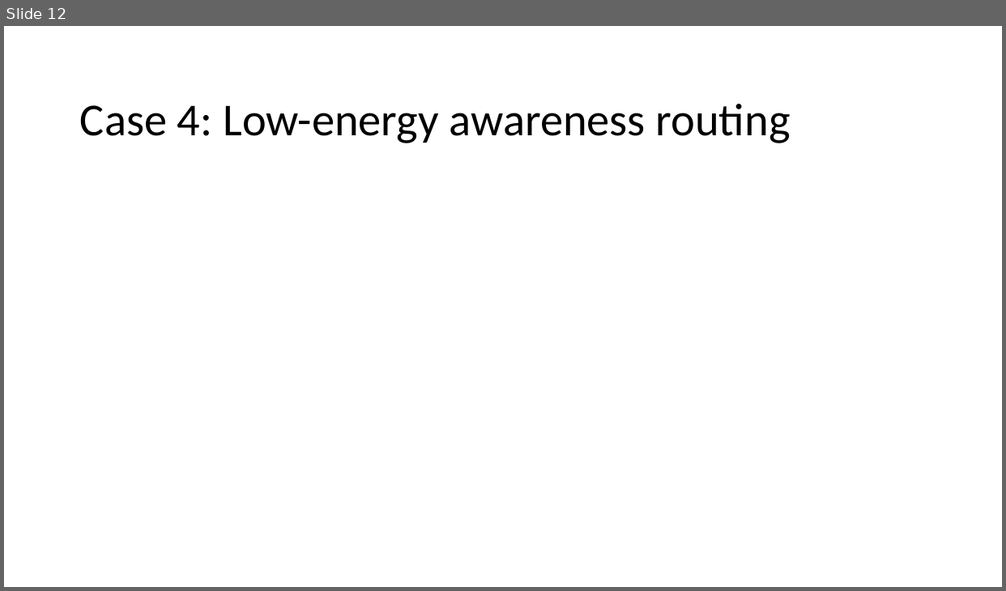
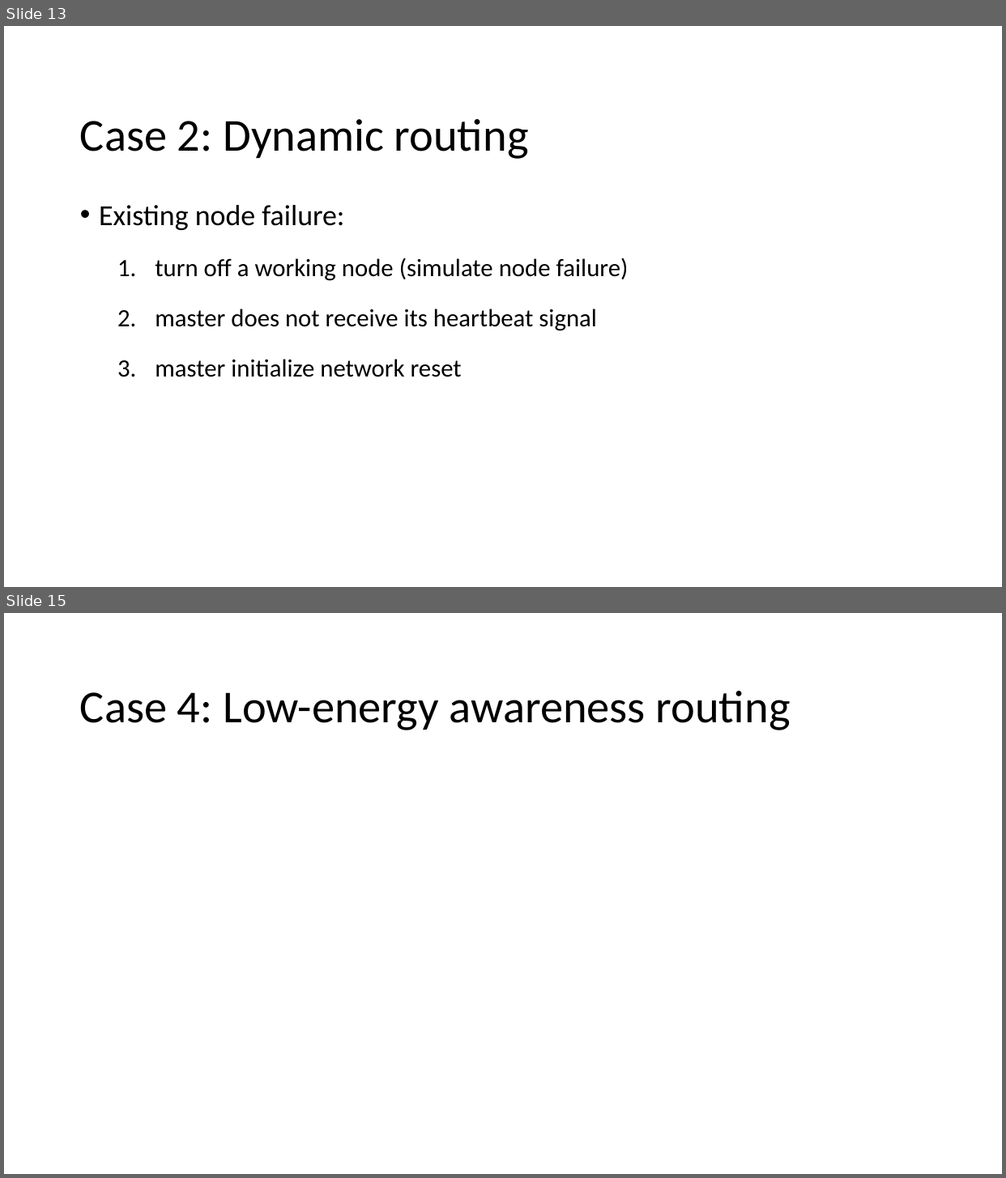
Before and after one commit to Codaxx/WSN_Lab_2025, a slide deck: wsnlab-ss25-final-group2.pptx. Shown one above the other, each under a label of ours: slide 12 before the commit, slides 13 and 15 after it; the slides between them are not shown. The pictures are 1006x591 and 1006x1178 pixels, drawn with LibreOffice and Linux fonts; fonts in the diff are those of the drawing; background and template pictures are left out. Boxes give left, top, right and bottom in pixels: in the first picture for what was removed or moved away, otherwise in the second. Text is boxed around its words. In the diff, an @@ line names an element or a change of style, - is before the commit and + after.

```diff
--- a/wsnlab-ss25-final-group2.pptx
+++ b/wsnlab-ss25-final-group2.pptx
@@ slide 13 added at box(4, 26, 1002, 587), background #FFFFFF @@
@@ title added at box(80, 119, 529, 159), 44 pt, text #000000 @@
+Case 2: Dynamic routing
@@ text added at box(99, 205, 629, 378), 24 pt, text #000000 @@
+• Existing node failure:
+  1. turn off a working node (simulate node failure)
+  2. master does not receive its heartbeat signal
+  3. master initialize network reset
@@ what was slide 12 is now slide 15 @@
```
Also in this commit, not shown: 12 slides changed, 2 other slides added.
